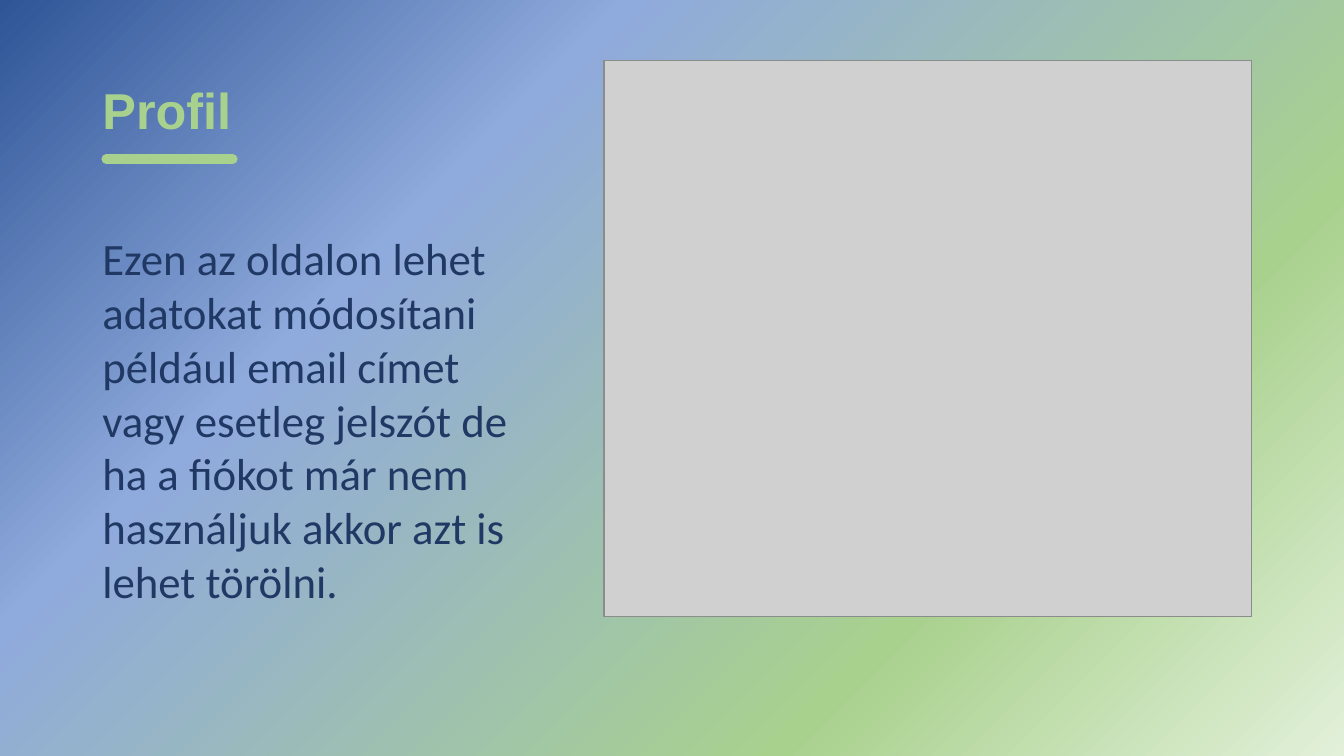
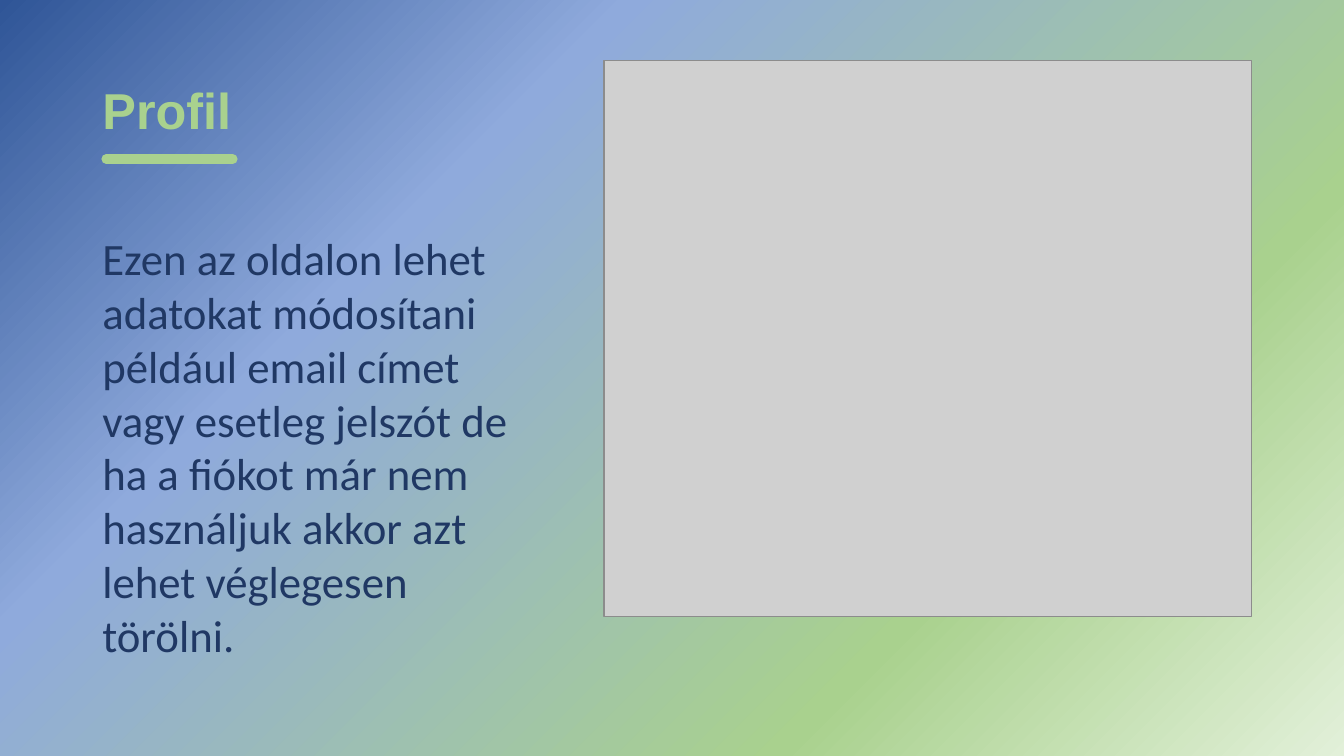
Before and after one commit to ElectronSama/ComprollerVizsga, a slide deck: slide 7 of Dokumentáció/comproller.pptx. Drawn at 1344x756 pixels with LibreOffice and Linux fonts; fonts in the diff are those of the drawing; grey boxes stand for pictures. Boxes give left, top, right and bottom in pixels: in the first picture for what was removed or moved away, otherwise in the second. Text is boxed around its words. In the diff, an @@ line names an element or a change of style, - is before the commit and + after.

```diff
--- a/Dokumentáció/comproller.pptx
+++ b/Dokumentáció/comproller.pptx
@@ text at (x1=102, y1=244, x2=507, y2=652): text changed @@
-Ezen az oldalon lehet adatokat módosítani például email címet vagy esetleg jelszót de ha a fiókot már nem használjuk akkor azt is lehet törölni.
+Ezen az oldalon lehet adatokat módosítani például email címet vagy esetleg jelszót de ha a fiókot már nem használjuk akkor azt lehet véglegesen törölni.
```
Also in this commit, not shown: 3 other slides changed, 4 other files.
